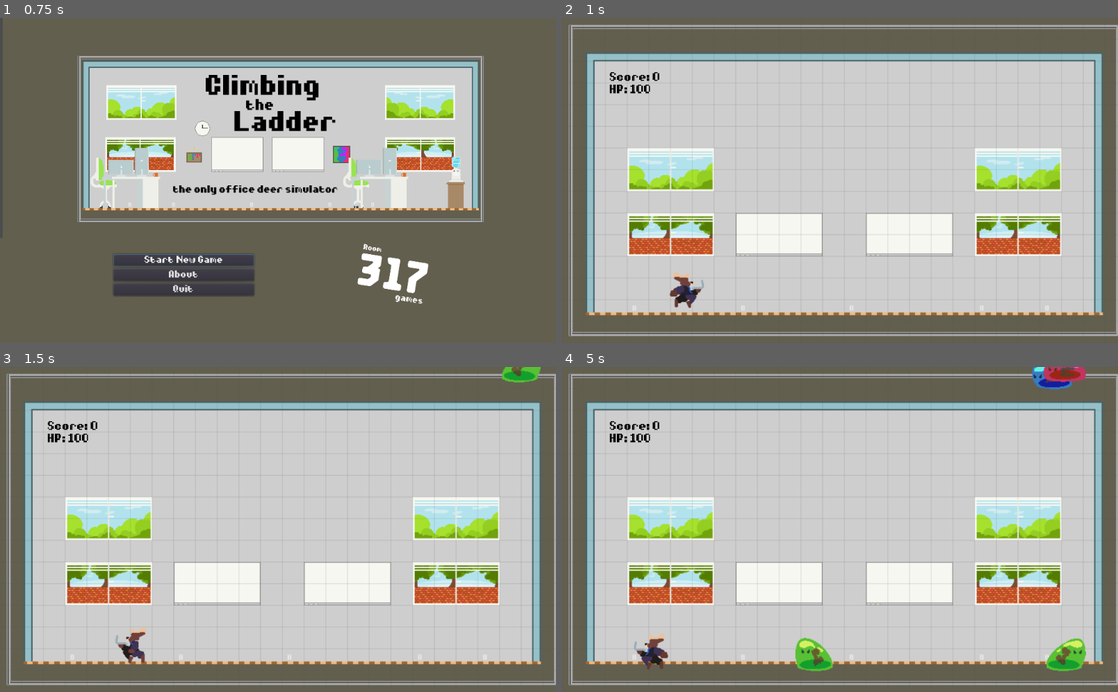
Above: before the commit, frames 1-4 (two rows, left to right).
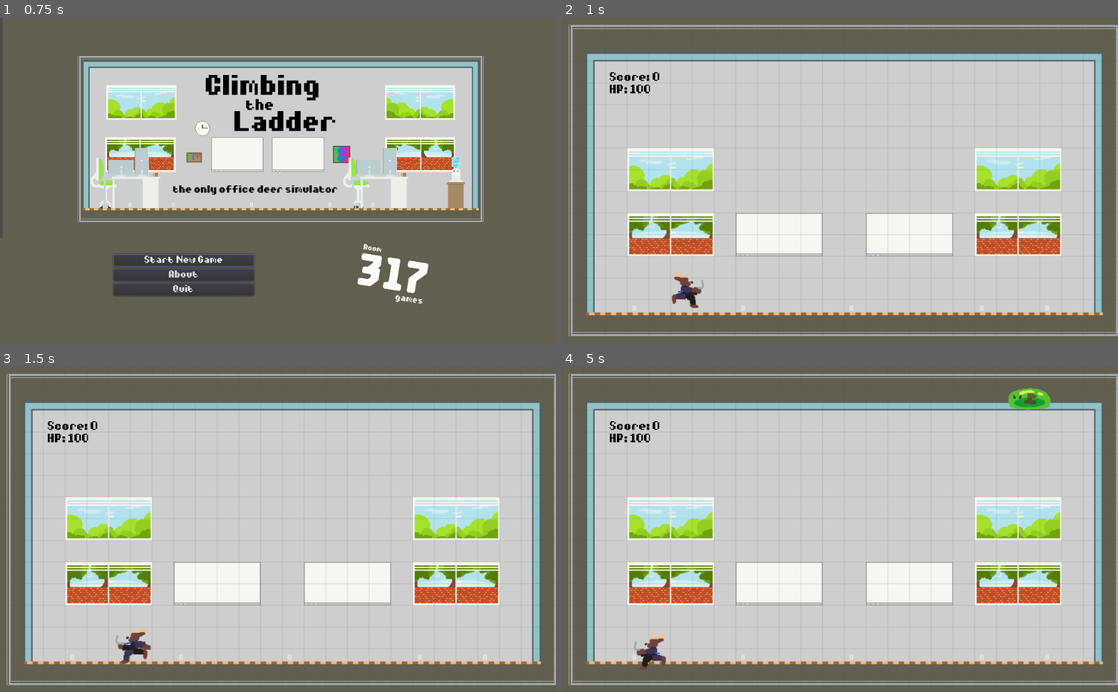
Above: after the commit, the same moments.

Repository: lseper/cornhacks-2023
Game: Godot game, scene res://scenes/intro.tscn
The game is run twice, just before and just after one commit, with the same random seed, the same clock (stepped at 60 frames per second) and the same inputs. The engine's default icon, where the game draws it, is replaced by a stand-in: a white triangle on a blue panel in a dark square. Video files are missing from this copy of the repository; at most half a second of black plays in their place. Sound files missing from this copy of the repository are replaced by a short silence.
Inputs:
- Up to frame 1 (0.75 s): tap Enter (ui_accept) at 0.5 s; hold Right (move_right) from 0.53 s (still down)
- Up to frame 2 (1 s): keep holding Right (move_right); tap Enter (ui_accept) at 0.77 s
- Up to frame 3 (1.5 s): release Right (move_right) at 1.28 s; hold Left (move_left) from 1.28 s (still down)
- Up to frame 4 (5 s): tap Enter (ui_accept) at 1.52, 3.02, 3.77, 4.52 s; release Left (move_left) at 2.03 s; hold Right (move_right) 2.03-3.53 s; hold Left (move_left) from 3.53 s (still down)

Frame 1 is identical in both runs. In frame 2, 0.2% of the frame differs, in the area x 19-26%, y 81-90%; in frame 3, 0.5%; in frame 4, 2.3%, in the area x 13-95%, y 0-94%.

Commit message:
we're done :)

Diff:
--- a/game/actors/player.tscn
+++ b/game/actors/player.tscn
@@ -24,6 +24,7 @@
 position = Vector2( 0, -25 )
 frames = ExtResource( 1 )
 animation = "running"
+frame = 4
 playing = true
 
 [node name="CharacterCollider" type="CollisionShape2D" parent="."]
--- a/game/scenes/level.tscn
+++ b/game/scenes/level.tscn
@@ -8,6 +8,7 @@
 [ext_resource path="res://sounds/maingame-intro.wav" type="AudioStream" id=6]
 [ext_resource path="res://scripts/ScoreLabel.gd" type="Script" id=7]
 [ext_resource path="res://sounds/maingame-loop.mp3" type="AudioStream" id=8]
+[ext_resource path="res://sounds/death.wav" type="AudioStream" id=9]
 
 [sub_resource type="ConvexPolygonShape2D" id=11]
 points = PoolVector2Array( 0, 0, 32, 0, 32, 32, 0, 32 )
@@ -956,6 +957,7 @@
 
 [node name="State" type="Node" parent="."]
 script = ExtResource( 4 )
+hp = 3
 
 [node name="Level Tiles" type="TileMap" parent="."]
 tile_set = SubResource( 1 )
@@ -986,6 +988,10 @@
 [node name="main_mus" type="AudioStreamPlayer" parent="."]
 stream = ExtResource( 8 )
 
+[node name="game_over" type="AudioStreamPlayer" parent="."]
+stream = ExtResource( 9 )
+
+[connection signal="death" from="." to="Player" method="_on_player_death"]
 [connection signal="hp_changed" from="." to="RichTextLabel" method="_on_hp_changed"]
 [connection signal="score_changed" from="." to="RichTextLabel" method="_on_score_changed"]
 [connection signal="hp_changed" from="Player" to="." method="_on_hp_changed"]
--- a/game/scripts/Enemy.gd
+++ b/game/scripts/Enemy.gd
@@ -5,7 +5,6 @@
 enum { LIVING, DYING, DEAD }
 
 export var direction = 1
-export var speed = 150
 export var variant = 1
 
 var anim_t: float = 0
@@ -30,6 +29,8 @@
 	start_animation()
 
 func _process(delta: float) -> void:
+	var speed = 160 + variant * 40
+
 	if is_on_wall():
 		direction *= -1
 
@@ -58,6 +59,12 @@
 func get_damage():
 	return variant * 3
 
+func _on_player_death() -> void:
+	velocity = Vector2(0, 0)
+	gravity = Vector2(0, 0)
+	state = DYING
+	sprite.playing = false
+
 func _on_animation_finished() -> void:
 	if state == DYING:
 		state = DEAD
--- a/game/scripts/Manager.gd
+++ b/game/scripts/Manager.gd
@@ -8,6 +8,20 @@
 
 signal hp_changed(value)
 signal score_changed(value)
+signal death
+
+var waves = [
+	[5, 2, 0, 3],
+	[4, 4, 1, 2],
+	[4, 6, 2, 2],
+	[5, 6, 2, 2],
+	[4, 6, 3, 1],
+	[3, 8, 3, 1],
+	[2, 8, 4, 0.5],
+	[2, 7, 5, 0.5],
+	[2, 6, 8, 0.25],
+	[1, 6, 10, 0.25],
+]
 
 func _on_hp_changed(delta: int) -> void:
 	if state.hp + delta > state.max_hp:
@@ -18,6 +32,19 @@
 		state.hp += delta
 
 	emit_signal('hp_changed', state.hp)
+	if state.hp == 0:
+		$main_mus.play()
+		$main_mus.playing = false
+		$main_mus.stream_paused = true
+		$main_mus.stop()
+		$intro.play()
+		$intro.playing = false
+		$intro.stream_paused = true
+		$intro.stop()
+		$game_over.play()
+		emit_signal('death')
+		yield($game_over, "finished")
+		get_tree().change_scene("res://scenes/menu.tscn")
 
 func _on_enemy_killed(level: int):
 	state.score += level
@@ -29,16 +56,24 @@
 	enemy.gravity.y = 180
 	enemy.position = Vector2(rand_range(150, 900), -8)
 	enemy.connect("enemy_killed", self, "_on_enemy_killed")
+	self.connect("death", enemy, "_on_player_death")
 	add_child(enemy)
 
-func spawn_wave():
-	for delay in range(10):
-		var timer = get_tree().create_timer(delay)
-		timer.connect("timeout", self, "spawn_enemy", [floor(randf() * 3) + 1])
+func spawn_waves():
+	for wave in waves:
+		var queue = []
+		for j in range(3):
+			for _k in range(wave[j]):
+				queue.append(j)
+		queue.shuffle()
+		for j in queue:
+			yield(get_tree().create_timer(wave[3]), "timeout")
+			spawn_enemy(j + 1)
+		yield(get_tree().create_timer(2), "timeout")
 
 func _ready() -> void:
 	$intro.play()
-	spawn_wave()
+	spawn_waves()
 
 func _on_intro_finished():
 	$main_mus.play()
--- a/game/scripts/Player.gd
+++ b/game/scripts/Player.gd
@@ -6,11 +6,13 @@
 export var speed = 160
 var direction = 1
 var invuln = false
+var ass_reset_position = Vector2(0, 0)
 
 func make_vulnerable():
 	invuln = false
 
 func _physics_process(_delta: float) -> void:
+	$Ass.position = ass_reset_position
 	$Ass.move_and_slide(Vector2(0, 0), Vector2.UP)
 
 func _process(_delta: float) -> void:
@@ -21,11 +23,13 @@
 		velocity.x = -speed
 		$AnimatedSprite.flip_h = true
 		$Laptop.reset_pos.x = -50
+		ass_reset_position.x = 50
 	elif movement > 0.25:
 		direction = 1
 		velocity.x = speed
 		$AnimatedSprite.flip_h = false
 		$Laptop.reset_pos.x = 0
+		ass_reset_position.x = 0
 
 	var collision = $Ass.get_last_slide_collision()
 
@@ -35,3 +39,6 @@
 			invuln = true
 			get_tree().create_timer(0.5).connect("timeout", self, "make_vulnerable")
 			emit_signal("hp_changed", -damage)
+
+func _on_player_death() -> void:
+	$AnimatedSprite.play("death")
--- a/game/sprites/Player.tres
+++ b/game/sprites/Player.tres
@@ -6,9 +6,15 @@
 [ext_resource path="res://sprites/player/move/player_move4.png" type="Texture" id=4]
 [ext_resource path="res://sprites/player/move/player_move6.png" type="Texture" id=5]
 [ext_resource path="res://sprites/player/move/player_move3.png" type="Texture" id=6]
+[ext_resource path="res://sprites/player/death/player_death_pose.png" type="Texture" id=7]
 
 [resource]
 animations = [ {
+"frames": [ ExtResource( 7 ) ],
+"loop": true,
+"name": "death",
+"speed": 5.0
+}, {
 "frames": [ ExtResource( 1 ), ExtResource( 2 ), ExtResource( 6 ), ExtResource( 4 ), ExtResource( 3 ), ExtResource( 5 ) ],
 "loop": true,
 "name": "running",
Not shown: 1 places in game/scenes/level.tscn that only renumber resources
Not shown: 1 places in game/sprites/Player.tres that only renumber resources
Not shown, added: game/sprites/player/death/player_death_pose.png.import
